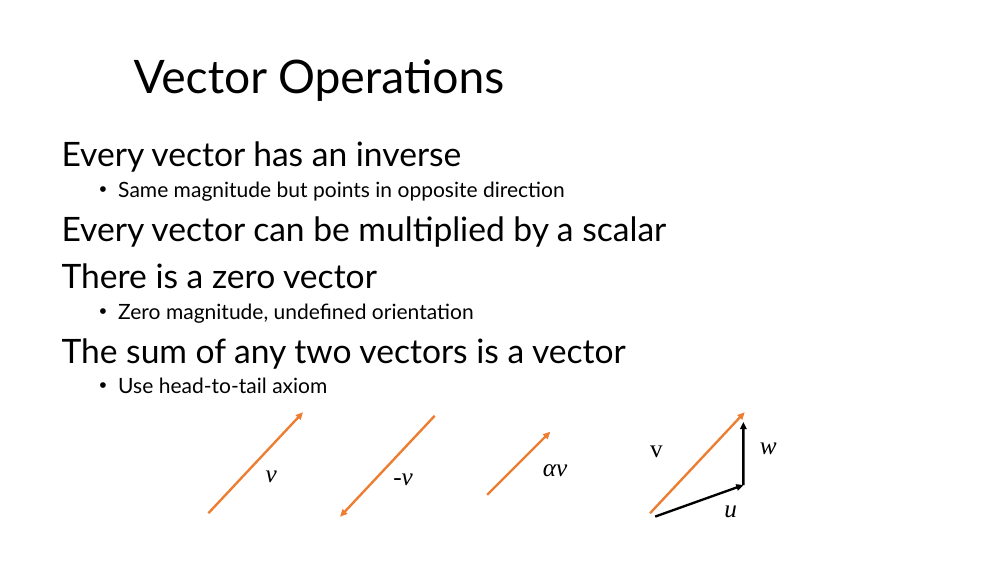
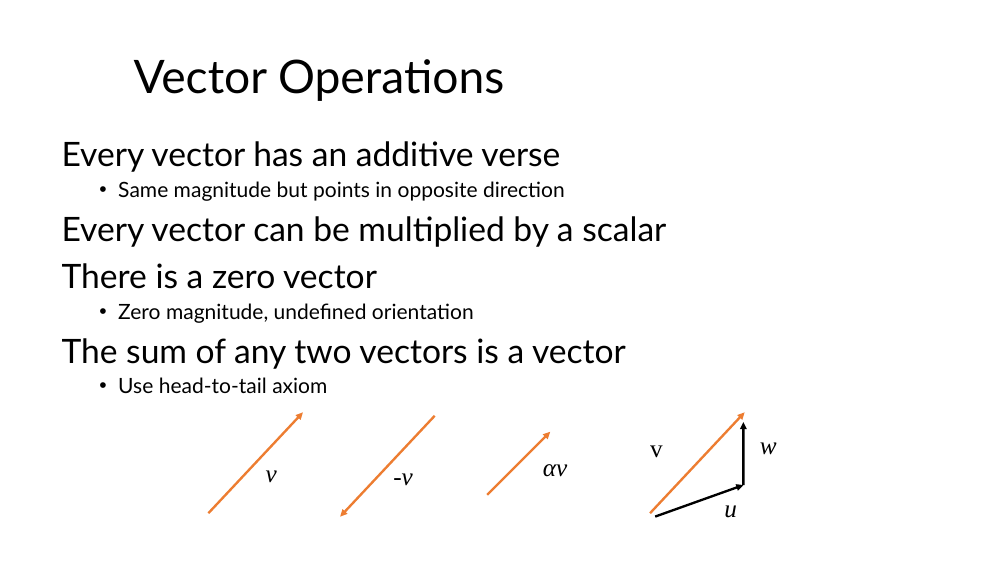
Before and after one commit to illinois-cs418/cs418CourseMaterial, a slide deck: slide 8 of Lectures/CS418-Lecture3-Transformations.pptx. Drawn at 1008x567 pixels with LibreOffice and Linux fonts; fonts in the diff are those of the drawing. Boxes give left, top, right and bottom in pixels: in the first picture for what was removed or moved away, otherwise in the second. Text is boxed around its words. In the diff, an @@ line names an element or a change of style, - is before the commit and + after.

```diff
--- a/Lectures/CS418-Lecture3-Transformations.pptx
+++ b/Lectures/CS418-Lecture3-Transformations.pptx
@@ text at [62, 141, 560, 172]: text changed @@
-Every vector has an inverse
+Every vector has an additive verse
```
Also in this commit, not shown: 1 other slide changed.
